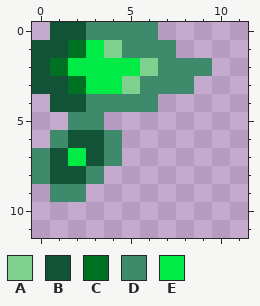
File history of a pixel-art sprite, src/main/resources/assets/arcwizard/textures/ruby_bolt.png. The first picture shows the starting point.
The file is 32x32 pixels. Pixels under 10% opacity are left out. Shown: x 0..11, y 0..11.
Palette (. is transparent): A #80d190  B #125237  C #007022  D #3e8a6b  E #00eb46
Pixels before, first column x 0:
 0 .BBDDDD...
 1 BBCEADDD..
 2 BCEEEEADDD
 3 BBCEEADDD.
 4 .BBDDDD...
 5 ..DD......
 6 .DBBD.....
 7 DBEBD.....
 8 DBBD......
 9 .DD.......
And afterwards:
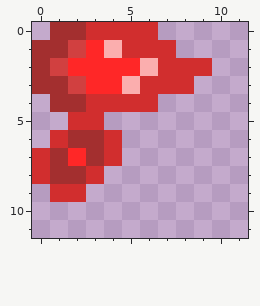
The exact change:
colour A: #80d190 -> #fbaeae
colour B: #125237 -> #a32f2f
colour C: #007022 -> #d14040
colour D: #3e8a6b -> #d12e2e
colour E: #00eb46 -> #ff2727
Pixel boxes of the changes (left, top, right, bottom) in both pictures:
changed: (32, 22, 212, 202)
